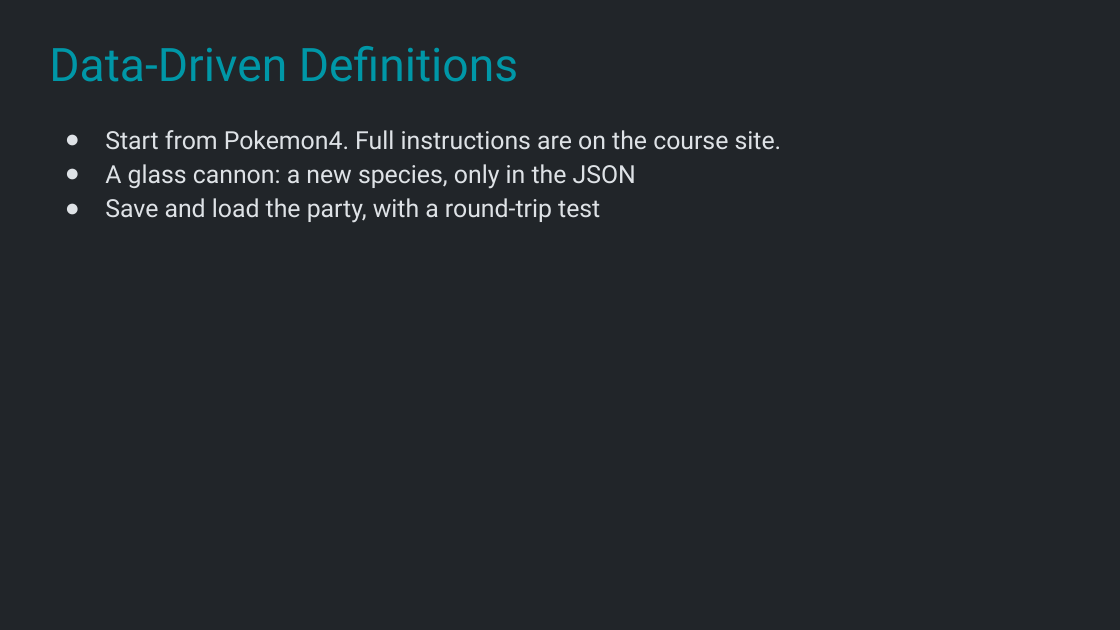
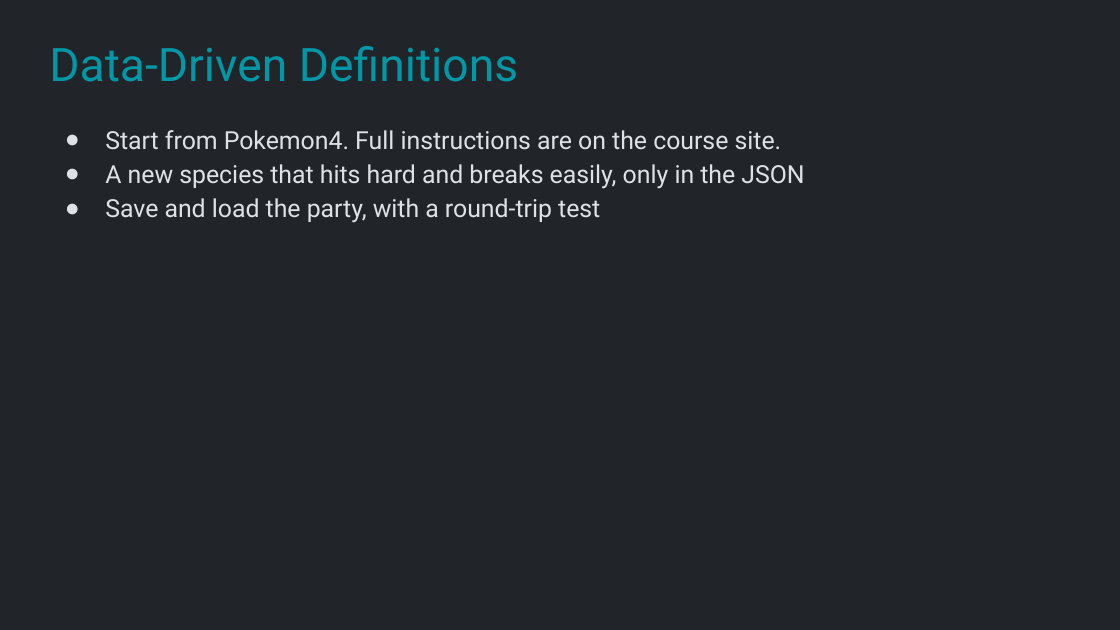
Before and after one commit to Metamate/gar, a slide deck: slide 27 of slides/10 Pokemon.pptx. Drawn at 1120x630 pixels with LibreOffice and Linux fonts; fonts in the diff are those of the drawing. Boxes give left, top, right and bottom in pixels: in the first picture for what was removed or moved away, otherwise in the second. Text is boxed around its words. In the diff, an @@ line names an element or a change of style, - is before the commit and + after.

```diff
--- a/slides/10 Pokemon.pptx
+++ b/slides/10 Pokemon.pptx
@@ text at bbox=[105, 164, 804, 189]: text changed @@
-● A glass cannon: a new species, only in the JSON
+● A new species that hits hard and breaks easily, only in the JSON
```
Also in this commit, not shown: 1 other file.
